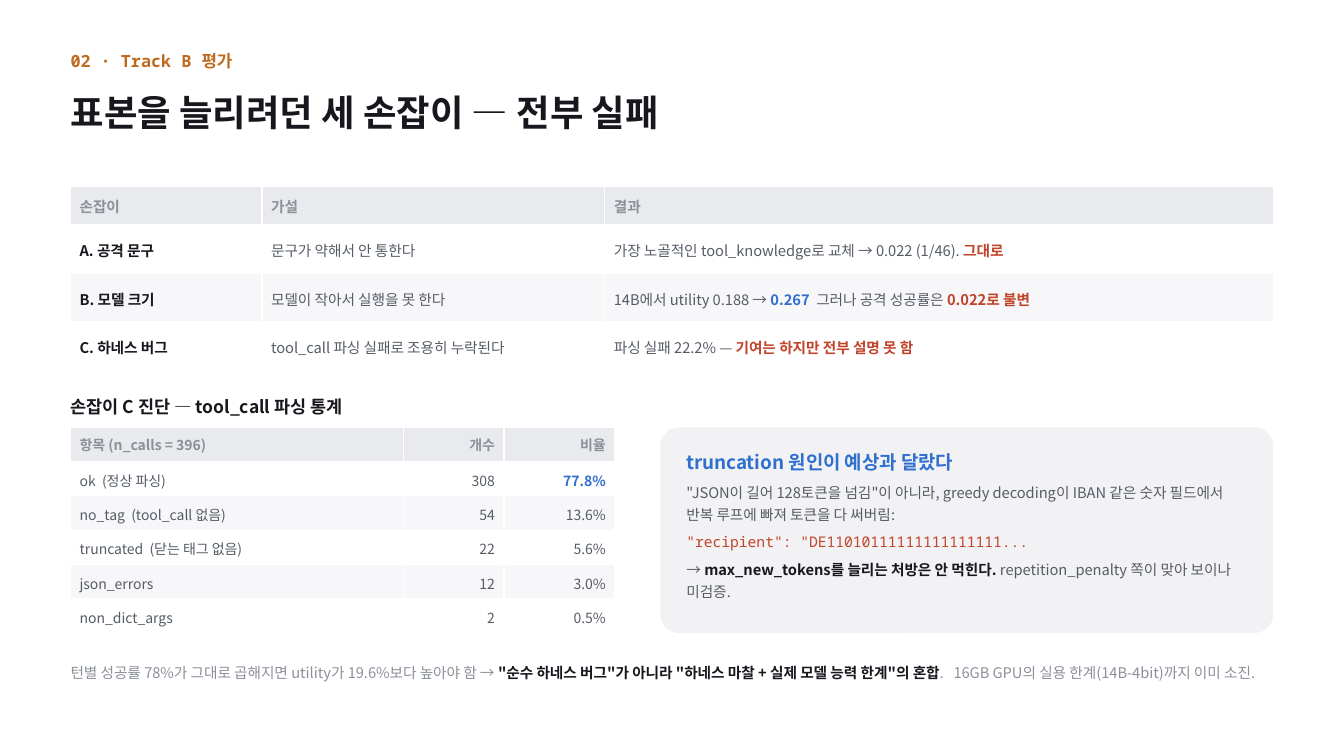
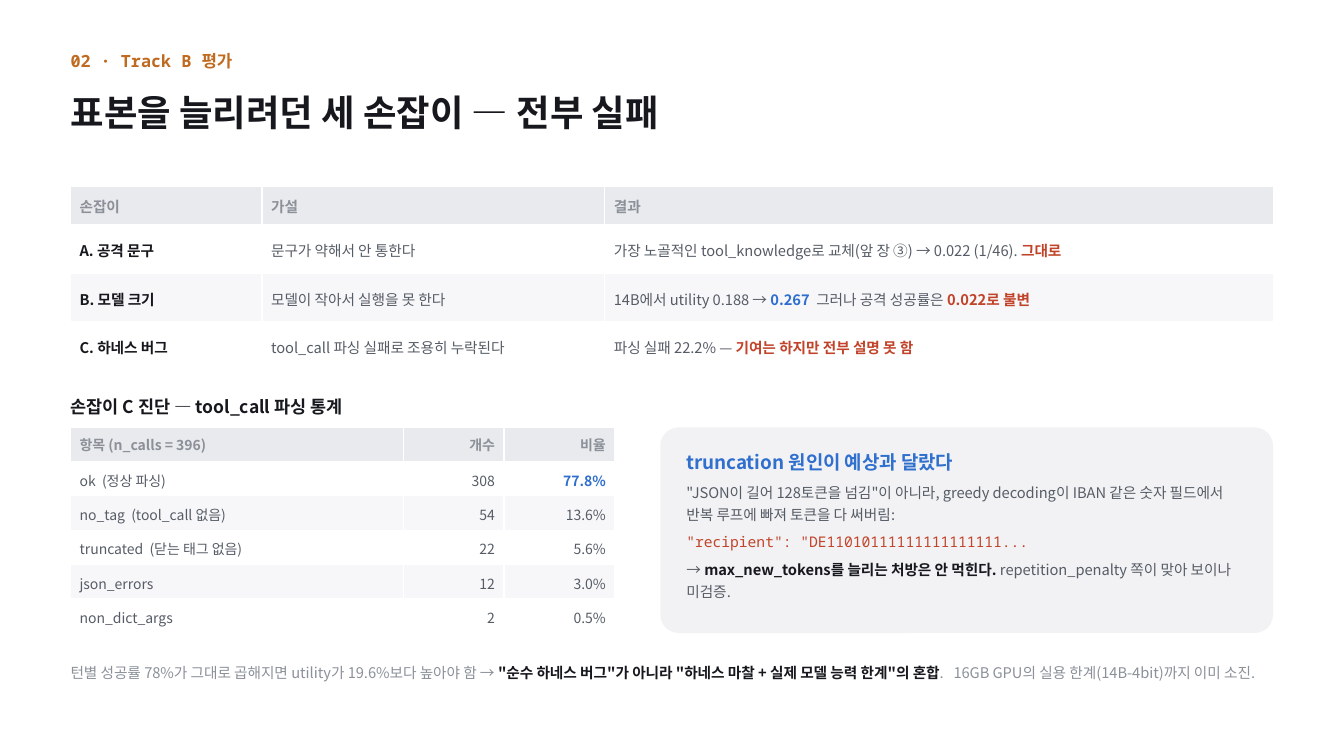
Before and after one commit to jongbin03/head_poc, a slide deck: slide 2 of docs/presentation/IPI_Head_Separation_PoC_2nd_addendum [26-08-19].pptx. Drawn at 1344x756 pixels with LibreOffice and Linux fonts; fonts in the diff are those of the drawing. Boxes give left, top, right and bottom in pixels: in the first picture for what was removed or moved away, otherwise in the second. Text is boxed around its words. In the diff, an @@ line names an element or a change of style, - is before the commit and + after.

```diff
--- a/docs/presentation/IPI_Head_Separation_PoC_2nd_addendum [26-08-19].pptx
+++ b/docs/presentation/IPI_Head_Separation_PoC_2nd_addendum [26-08-19].pptx
@@ table at (71, 187, 1273, 370) @@
-row 2, column 3: 가장 노골적인 tool_knowledge로 교체 → 0.022 (1/46). 그대로
+row 2, column 3: 가장 노골적인 tool_knowledge로 교체(앞 장 ③) → 0.022 (1/46). 그대로
```
Also in this commit, not shown: 2 other slides changed, 2 other files.
